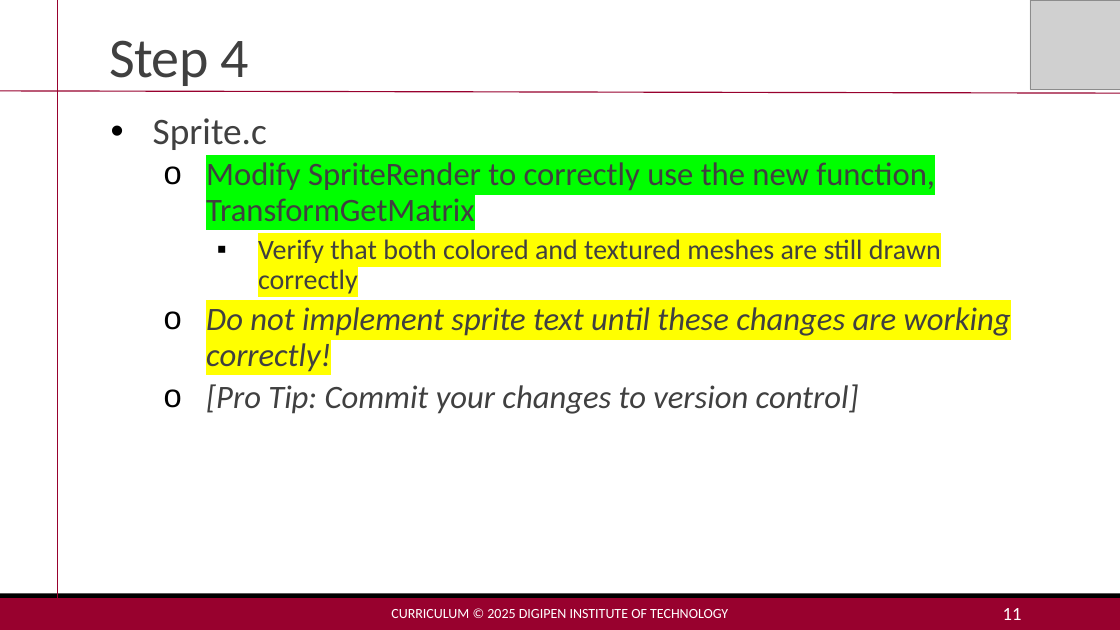
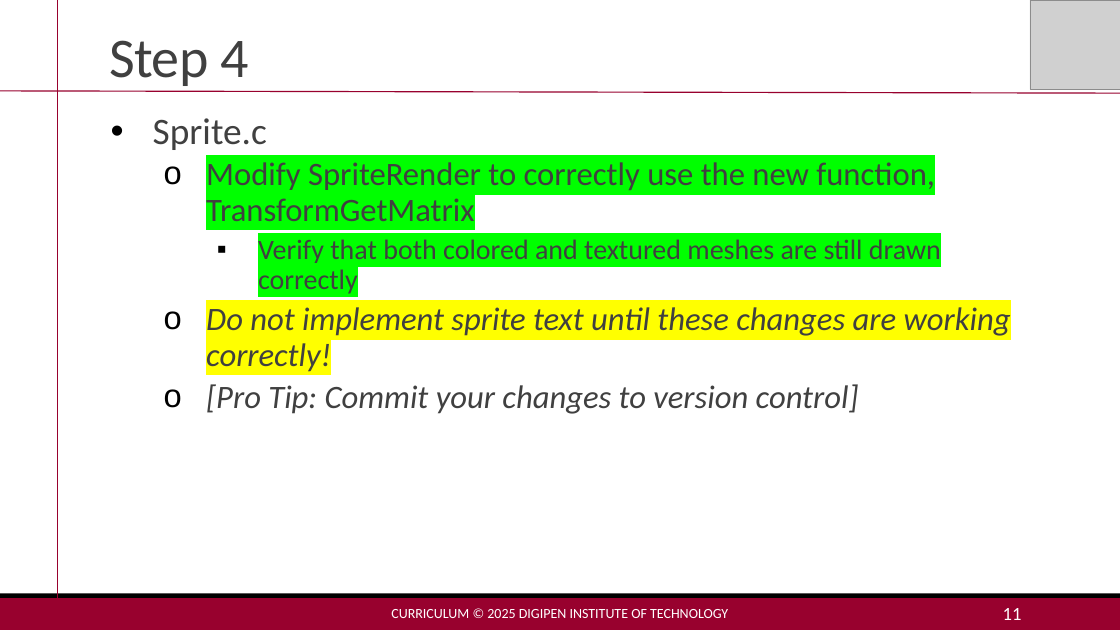
Before and after one commit to MakoJBryant/cs-230-project-game-engine, a slide deck: slide 11 of Project 3 - Lecture.pptx. Drawn at 1120x630 pixels with LibreOffice and Linux fonts; fonts in the diff are those of the drawing; grey boxes stand for pictures. Boxes give left, top, right and bottom in pixels: in the first picture for what was removed or moved away, otherwise in the second. Text is boxed around its words. In the diff, an @@ line names an element or a change of style, - is before the commit and + after.

```diff
--- a/Project 3 - Lecture.pptx
+++ b/Project 3 - Lecture.pptx
@@ text at <box>258,239,941,294</box>: highlight #FFFF00 to #00FF00 in "Verify that both colored and textured meshes ..." @@
```
Also in this commit, not shown: 1 other slide changed, 2 other files.
